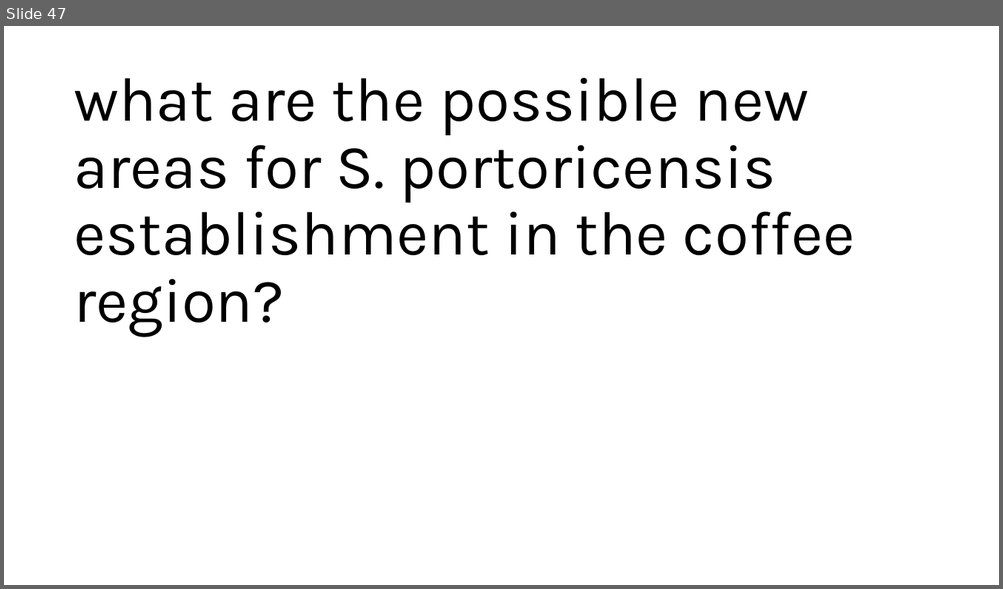
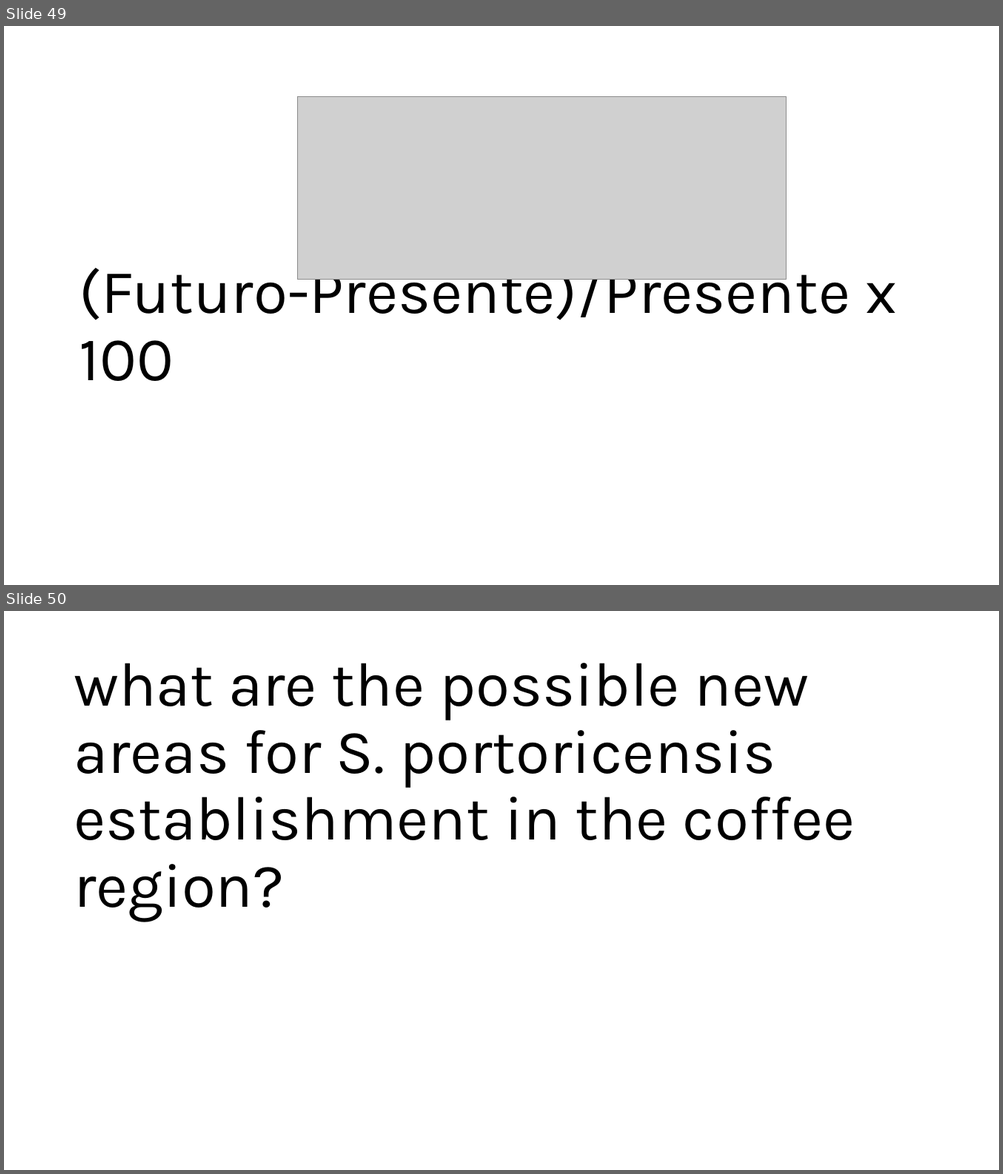
Before and after one commit to ccsosa/SDM_2026_2, a slide deck: 007_Climate_change/CLIMATE_CHANGE.pptx. Shown one above the other, each under a label of ours: slide 47 before the commit, slides 49 and 50 after it. The pictures are 1003x589 and 1003x1174 pixels, drawn with LibreOffice and Linux fonts; fonts in the diff are those of the drawing; grey boxes stand for pictures. Boxes give left, top, right and bottom in pixels: in the first picture for what was removed or moved away, otherwise in the second. Text is boxed around its words. In the diff, an @@ line names an element or a change of style, - is before the commit and + after.

```diff
--- a/007_Climate_change/CLIMATE_CHANGE.pptx
+++ b/007_Climate_change/CLIMATE_CHANGE.pptx
@@ slide 49 added at (4,26,999,585), background #FFFFFF @@
@@ picture added at (297,97,785,280) @@
@@ title added at (79,257,896,381), 60 pt, text #000000 @@
+(Futuro-Presente)/Presente x 100
@@ what was slide 47 is now slide 50 @@
```
Also in this commit, not shown: 7 other slides added, 3 slides removed, 5 other files.
